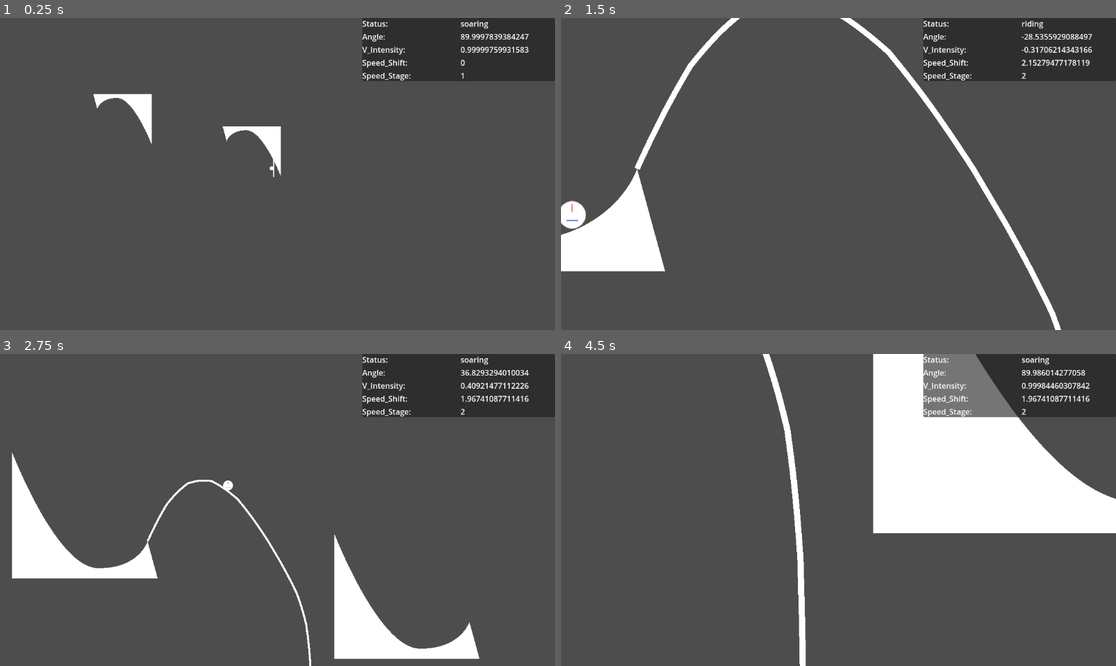
Above: before the commit, frames 1-4 (two rows, left to right).
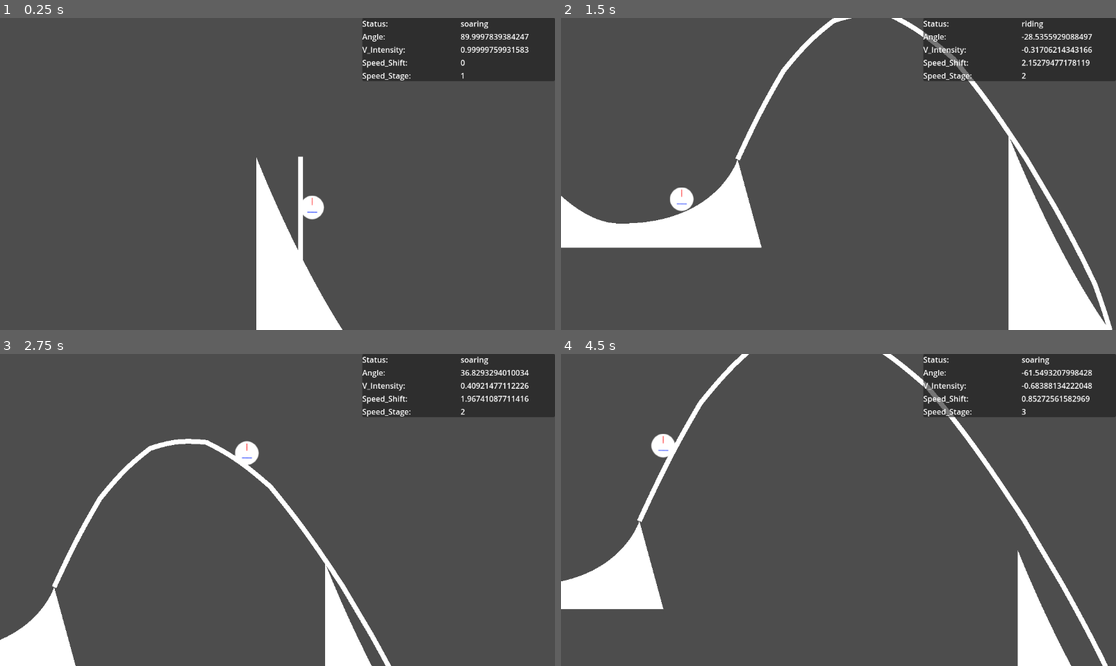
Above: after the commit, the same moments.

Repository: LettucePie/gwj-62-harvest
Game: Godot game, scene res://testing/test_zone.tscn
Same seed, same stepped clock (60 frames per second), same inputs: the game is played once before the commit and once after it.
Inputs:
- Up to frame 1 (0.25 s): no input
- Up to frame 2 (1.5 s): hold Up (ui_up) 0.53-1.28 s; hold Down (ui_down) from 1.28 s (still down)
- Up to frame 3 (2.75 s): release Down (ui_down) at 2.03 s; hold Up (ui_up) from 2.03 s (still down)
- Up to frame 4 (4.5 s): release Up (ui_up) at 3.53 s; hold Down (ui_down) from 3.53 s (still down)

The runs differ from the first frame. In frame 1, 5.6% of the frame differs, in the area x 16-62%, y 24-100%; in frame 2, 14%; in frame 3, 9.9%; in frame 4, 25%, in the area x 0-100%, y 0-100%.

Commit message:
Camera if looking good

Diff:
--- a/gameplay/Camera2D.gd
+++ b/gameplay/Camera2D.gd
@@ -13,6 +13,7 @@
 		player = get_tree().get_nodes_in_group("player")[0]
 	if player_vis == null:
 		player_vis = get_parent().get_node("player_visual")
+	player.connect("landed", player_landed)
 	get_viewport().connect("size_changed", framing)
 	framing()
 
@@ -27,7 +28,8 @@
 
 func _physics_process(delta):
 	if player_vis != null:
-		var offset_pos = player.position
+		var player_pos = player.get_parent().to_global(player.position)
+		var offset_pos = player_pos
 		var offset_zoom = Vector2.ONE
 		if watching_gap:
 			var ramp_center = Vector2.ZERO
@@ -38,14 +40,9 @@
 			offset_pos = offset_pos.lerp(ramp_center, 0.5)
 			## Scaling
 			var boundary_magnitude = (bottom_right * 2).length()
-			var dist = player.position.distance_to(ramp_center)
-			var max_zoom = 2.0
+			var dist = player_pos.distance_to(ramp_center)
 			if dist > boundary_magnitude:
-				max_zoom = 3.0
-				if dist > boundary_magnitude * 2.0:
-					max_zoom = 4.0
-			var percent = dist * (max_zoom - 1)  / boundary_magnitude * max_zoom
-			offset_zoom = Vector2.ONE * lerp(1.0 / max_zoom - 1, 1.0 / max_zoom, percent)
+				offset_zoom = Vector2.ONE * 0.5
 		else:
 			offset_pos.x += bottom_right.x * 0.5
 			var upper_y = offset_pos.y + (top_left.y * 0.5)
@@ -69,3 +66,11 @@
 		if found_ramps.size() <= 0:
 			print("Watching Player")
 			watching_gap = false
+
+
+func player_landed(ramp):
+	if found_ramps.has(ramp):
+		found_ramps.erase(ramp)
+		if found_ramps.size() <= 0:
+			print("Watching Player")
+			watching_gap = false
--- a/gameplay/camera_2d.tscn
+++ b/gameplay/camera_2d.tscn
@@ -3,7 +3,7 @@
 [ext_resource type="Script" path="res://gameplay/Camera2D.gd" id="1_sa7x3"]
 
 [sub_resource type="RectangleShape2D" id="RectangleShape2D_3jjvm"]
-size = Vector2(1047, 2552)
+size = Vector2(235, 2552)
 
 [node name="Camera2D" type="Camera2D"]
 editor_draw_drag_margin = true
@@ -13,7 +13,7 @@
 position = Vector2(824, 4)
 
 [node name="CollisionShape2D" type="CollisionShape2D" parent="lookahead"]
-position = Vector2(399.5, 7)
+position = Vector2(78.5, 7)
 shape = SubResource("RectangleShape2D_3jjvm")
 
 [connection signal="area_entered" from="lookahead" to="." method="_on_lookahead_area_entered"]
--- a/levels/stage_path.tscn
+++ b/levels/stage_path.tscn
@@ -15,7 +15,10 @@
 position = Vector2(40, 43)
 
 [node name="path2" parent="." instance=ExtResource("2_1hcjy")]
-position = Vector2(1639, 443)
+position = Vector2(1275, 435)
+
+[node name="path3" parent="." instance=ExtResource("2_1hcjy")]
+position = Vector2(2732, 935)
 
 [node name="launch" parent="." instance=ExtResource("4_lwpcm")]
 
